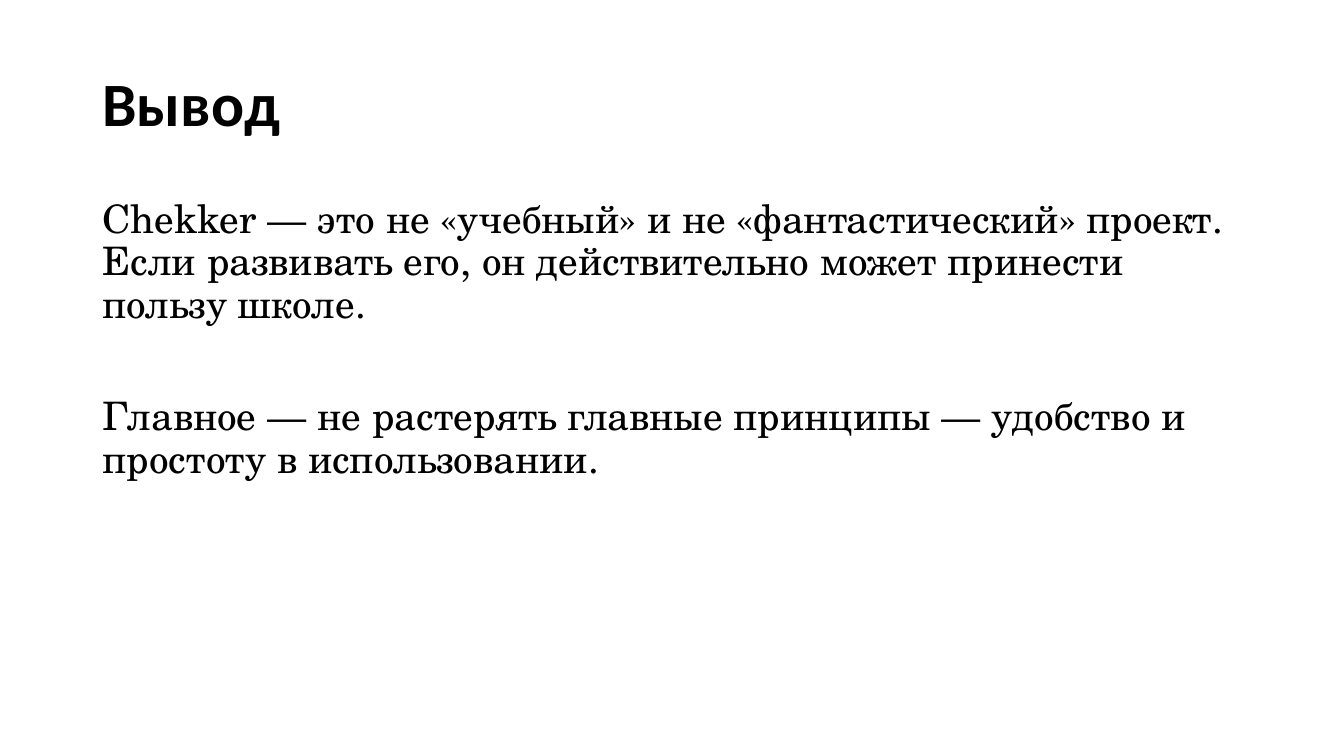
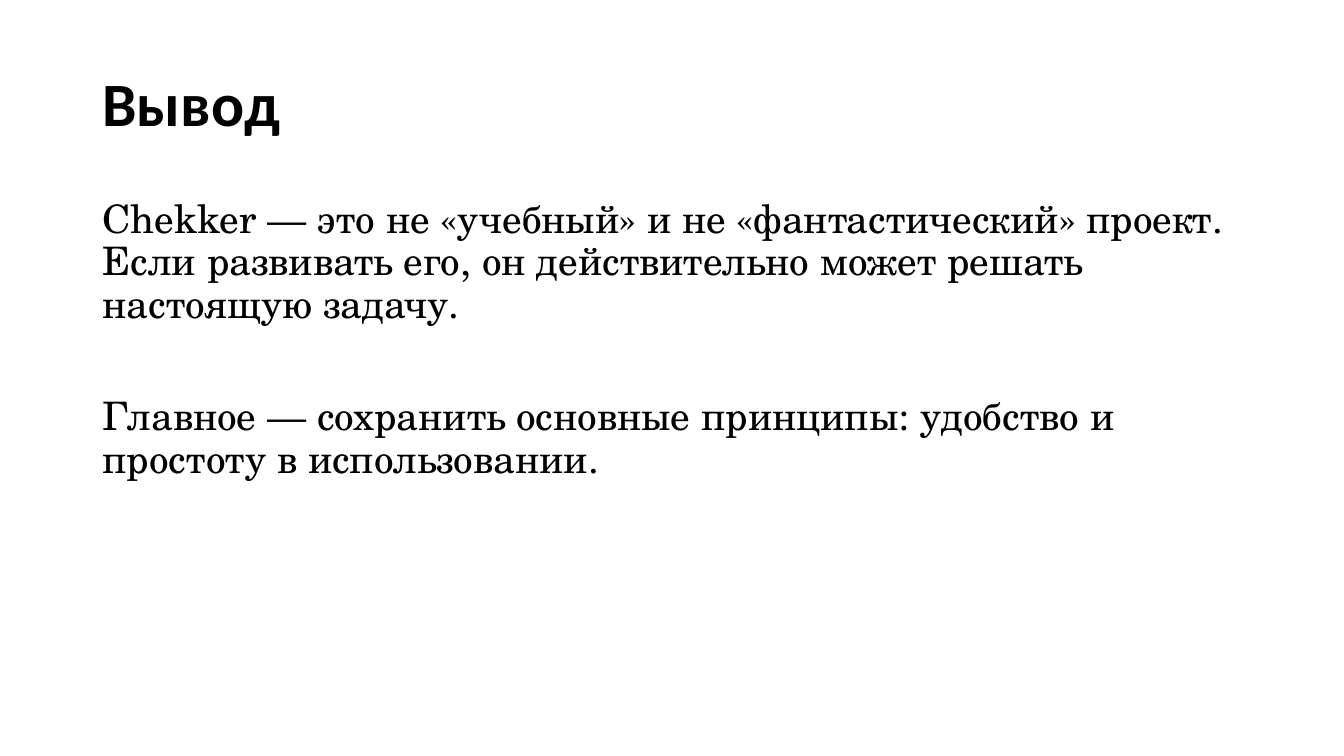
Before and after one commit to adamarutyunov/Chekker, a slide deck: slide 12 of docs/Chekker.pptx (slide 9 before the commit). Drawn at 1344x756 pixels with LibreOffice and Linux fonts; fonts in the diff are those of the drawing. Boxes give left, top, right and bottom in pixels: in the first picture for what was removed or moved away, otherwise in the second. Text is boxed around its words. In the diff, an @@ line names an element or a change of style, - is before the commit and + after.

```diff
--- a/docs/Chekker.pptx
+++ b/docs/Chekker.pptx
@@ text at [102, 204, 1212, 481]: text changed @@
-Chekker — это не «учебный» и не «фантастический» проект. Если развивать его, он действительно может принести пользу школе.
-Главное — не растерять главные принципы — удобство и простоту в использовании.
+Chekker — это не «учебный» и не «фантастический» проект. Если развивать его, он действительно может решать настоящую задачу.
+Главное — сохранить основные принципы: удобство и простоту в использовании.
```
Also in this commit, not shown: 3 slides added, 1 other file.
